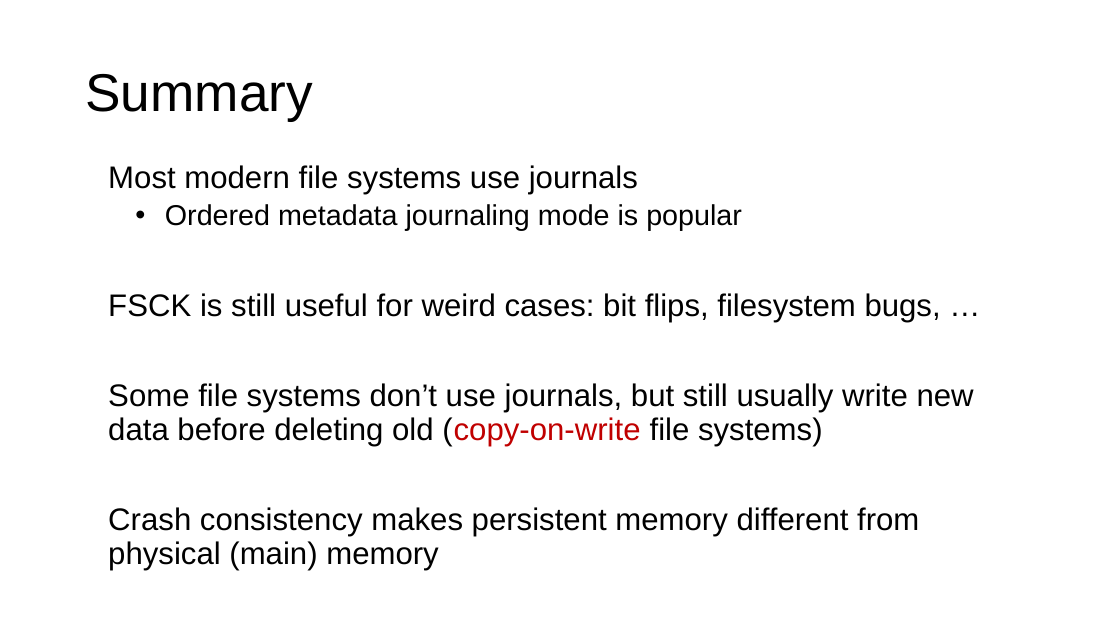
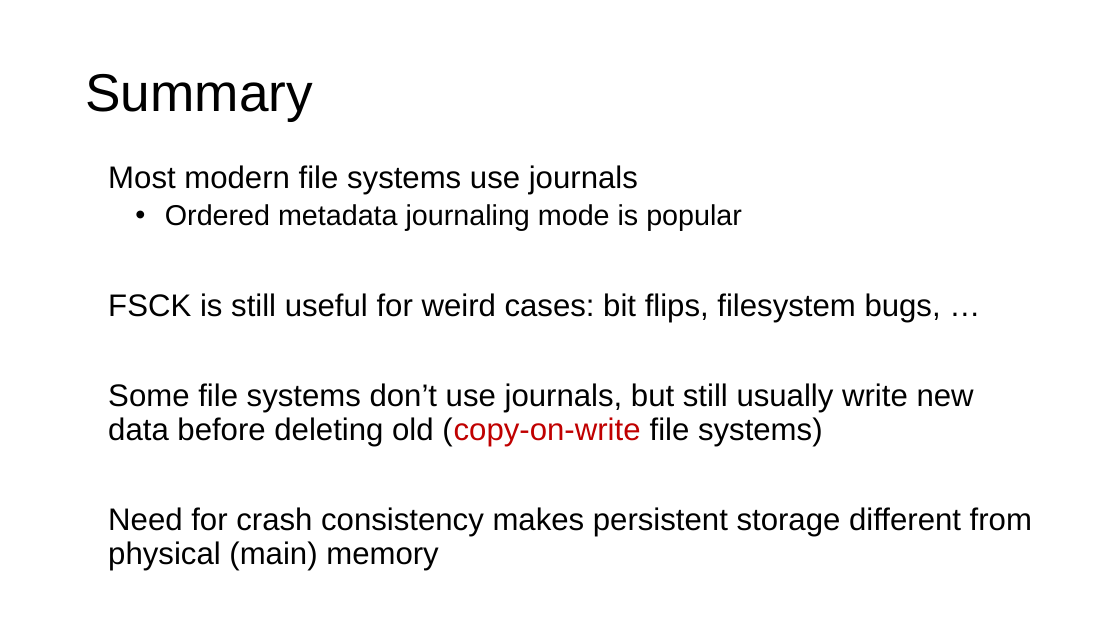
Before and after one commit to ngsrinivas/coursegen, a slide deck: slide 70 of ex/416-F23/staging/416-F23/lectures/13-crash-consistency.pptx (slide 71 before the commit). Drawn at 1120x630 pixels with LibreOffice and Linux fonts; fonts in the diff are those of the drawing. Boxes give left, top, right and bottom in pixels: in the first picture for what was removed or moved away, otherwise in the second. Text is boxed around its words. In the diff, an @@ line names an element or a change of style, - is before the commit and + after.

Commit message:
Revise crash consistency lectures

```diff
--- a/ex/416-F23/staging/416-F23/lectures/13-crash-consistency.pptx
+++ b/ex/416-F23/staging/416-F23/lectures/13-crash-consistency.pptx
@@ text at box(108, 507, 1032, 570): text changed @@
-Crash consistency makes persistent memory different from physical (main) memory
+Need for crash consistency makes persistent storage different from physical (main) memory
```
Also in this commit, not shown: 28 other slides changed, 1 slide removed, 1 other file.
